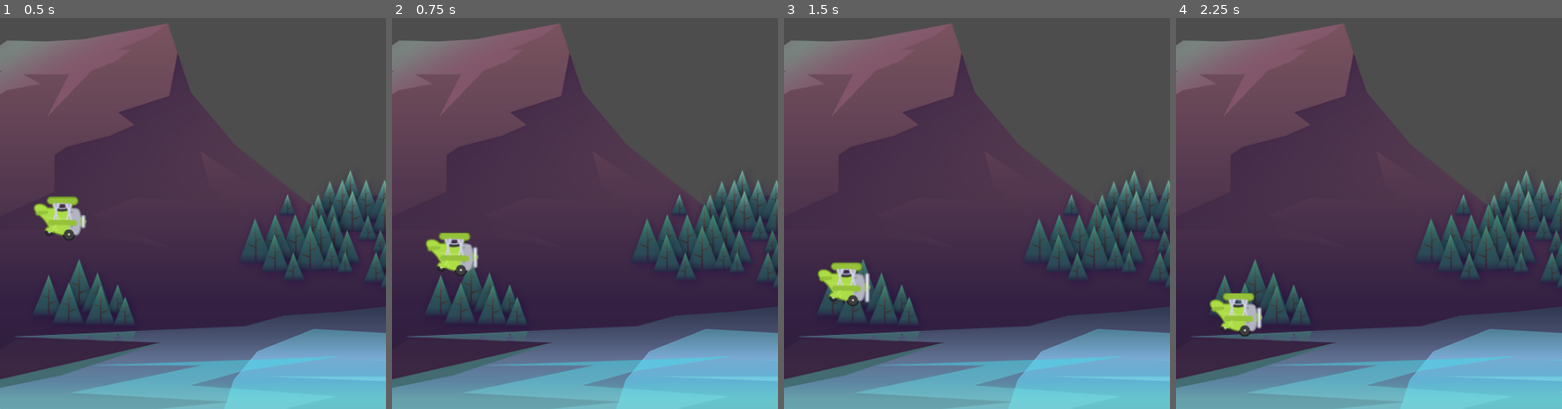
Above: before the commit, frames 1-4 (left to right).
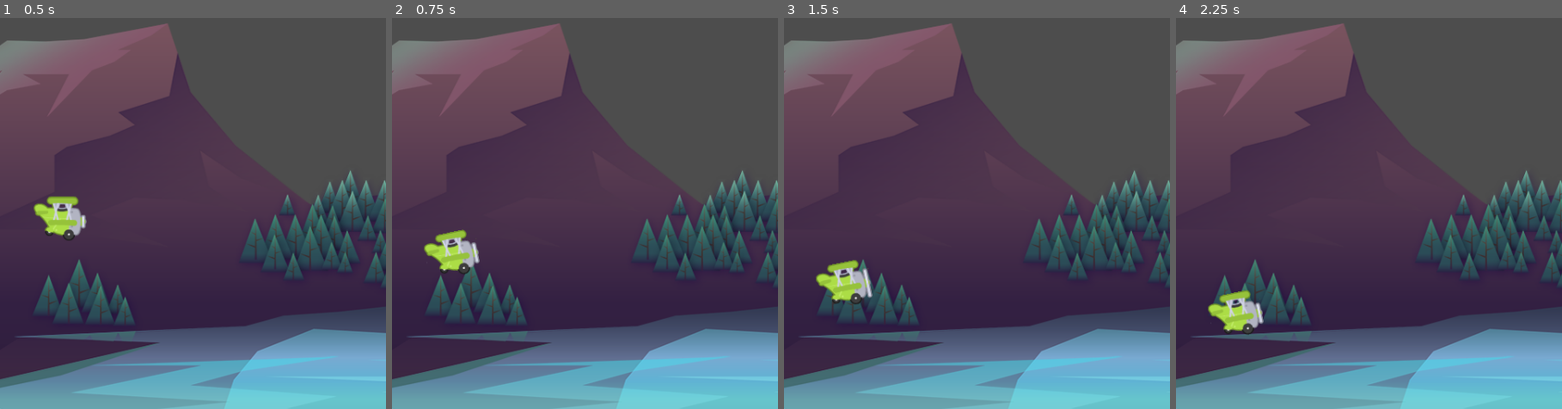
Above: after the commit, the same moments.

Repository: ketanp1204/Tappy
Game: Godot game, scene res://scenes/game/game.tscn
The game is run twice, just before and just after one commit, with the same random seed, the same clock (stepped at 60 frames per second) and the same inputs. The project has no main scene, so this scene is started directly.
Inputs:
- Up to frame 1 (0.5 s): no input
- Up to frame 2 (0.75 s): tap Space (fly) at 0.6 s
- Up to frame 3 (1.5 s): tap Space (fly) at 1.35 s
- Up to frame 4 (2.25 s): tap Space (fly) at 2.1 s

Frame 1 is identical in both runs. In frame 2, 0.6% of the frame differs, in the area x 8-23%, y 54-66%; in frame 3, 0.7%, in the area x 8-23%, y 61-74%; in frame 4, 0.7%.

Commit message:
Added plane rotation animation on spacebar

Diff:
--- a/scenes/plane/plane.gd
+++ b/scenes/plane/plane.gd
@@ -1,7 +1,7 @@
 extends CharacterBody2D
 
 @onready var animated_sprite = $AnimatedSprite2D
-
+@onready var animation_player = $AnimationPlayer
 const GRAVITY: float = 1500.0
 const POWER: float = -500.0
 
@@ -21,6 +21,7 @@
 	velocity.y += GRAVITY * delta
 	if Input.is_action_just_pressed("fly"):
 		velocity.y = POWER
+		animation_player.play("power")
 
 func die() -> void:
 		print("DEAD")
--- a/scenes/plane/plane.tscn
+++ b/scenes/plane/plane.tscn
@@ -35,6 +35,27 @@
 [sub_resource type="CircleShape2D" id="CircleShape2D_1b7ss"]
 radius = 25.02
 
+[sub_resource type="Animation" id="Animation_g5nbr"]
+resource_name = "power"
+length = 0.3
+tracks/0/type = "value"
+tracks/0/imported = false
+tracks/0/enabled = true
+tracks/0/path = NodePath("AnimatedSprite2D:rotation")
+tracks/0/interp = 1
+tracks/0/loop_wrap = true
+tracks/0/keys = {
+"times": PackedFloat32Array(0, 0.2, 0.3),
+"transitions": PackedFloat32Array(1, 1, 1),
+"update": 0,
+"values": [0.0, -0.349066, 0.0]
+}
+
+[sub_resource type="AnimationLibrary" id="AnimationLibrary_itryp"]
+_data = {
+"power": SubResource("Animation_g5nbr")
+}
+
 [node name="Plane" type="CharacterBody2D"]
 script = ExtResource("1_hknp1")
 
@@ -47,3 +68,8 @@
 
 [node name="CollisionShape2D" type="CollisionShape2D" parent="."]
 shape = SubResource("CircleShape2D_1b7ss")
+
+[node name="AnimationPlayer" type="AnimationPlayer" parent="."]
+libraries = {
+"": SubResource("AnimationLibrary_itryp")
+}
Not shown: 1 places in scenes/plane/plane.tscn that only renumber resources
